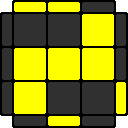
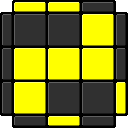
Layered file, before and after one edit (w=128, h=128). Changes by layer:
painted on "color" over (x1=2, y1=2, x2=126, y2=126)
